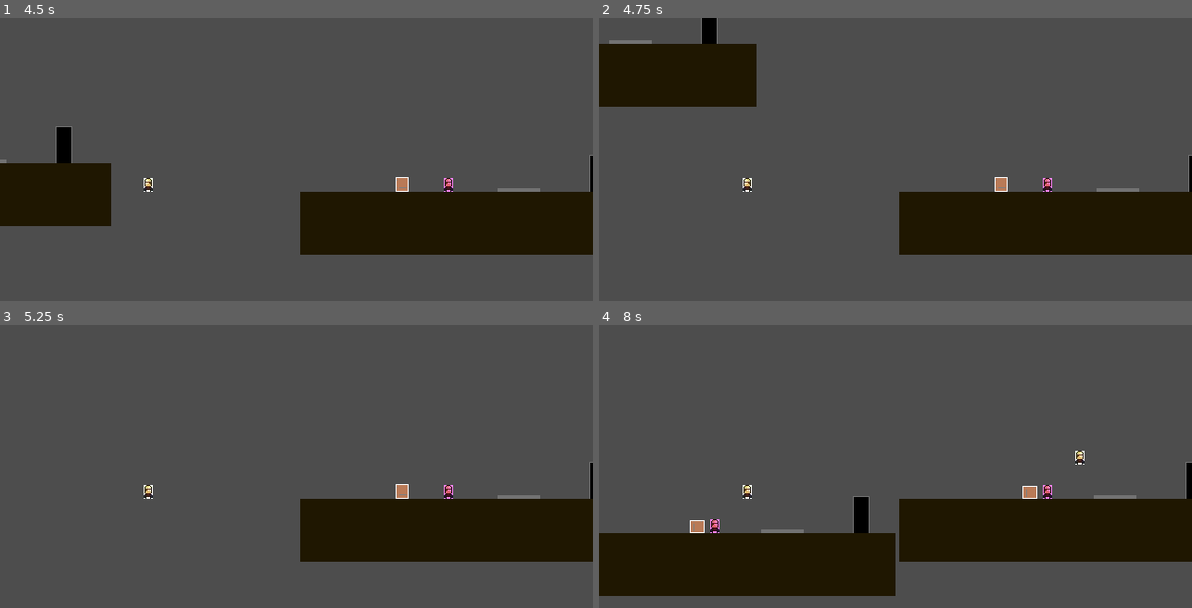
Above: before the commit, frames 1-4 (two rows, left to right).
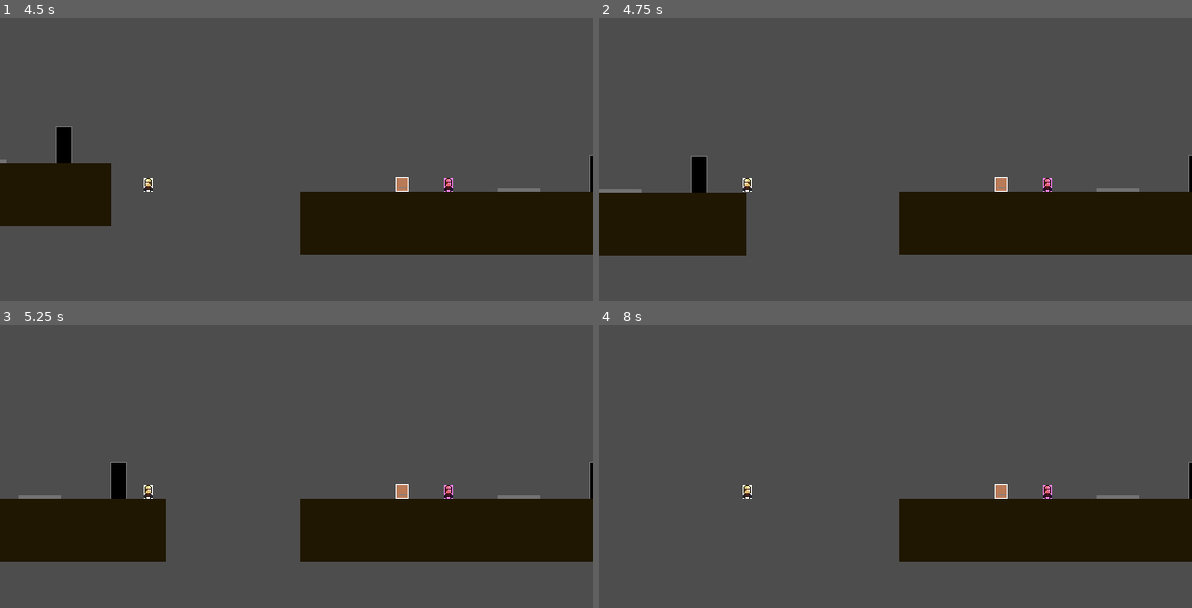
Above: after the commit, the same moments.

Repository: Darr3n2GG/Puzzle-Knights-2P-
Game: Godot game, scene res://Scenes/splitscreen.tscn
Two runs of this game, one before a commit and one after it. Both use one fixed random seed, a clock stepped at 60 frames per second and the inputs below.
Inputs:
- Up to frame 1 (4.5 s): hold D (1Right) 0.53-2.03 s; tap S (1Attack) at 0.6, 2.1, 3.6 s; tap W (1Up) at 0.77, 1.52, 3.02, 3.77 s; tap Down (2Place) at 1.35, 2.85, 4.35 s; hold A (1Left) 2.03-2.78 s; hold D (1Right) 2.78-4.28 s; hold A (1Left) from 4.28 s (still down)
- Up to frame 2 (4.75 s): keep holding A (1Left); tap W (1Up) at 4.52 s
- Up to frame 3 (5.25 s): release A (1Left) at 5.03 s; hold D (1Right) from 5.03 s (still down); tap S (1Attack) at 5.1 s
- Up to frame 4 (8 s): release D (1Right) at 5.78 s; hold A (1Left) 5.78-7.28 s; tap Down (2Place) at 5.85, 7.35 s; tap W (1Up) at 6.02, 6.77, 7.52 s; tap S (1Attack) at 6.6 s; hold D (1Right) from 7.28 s (still down)

Frame 1 is identical in both runs. In frame 2, 12% of the frame differs, in the area x 0-27%, y 0-84%; in frame 3, 6.7%; in frame 4, 12%.
Error before the commit: Attempt to call function 'start' in base 'null instance' on a null instance. (res://Characters/Players/Player.gd:59)
Error after the commit: Cannot call method 'start' on a null value. (res://Characters/Players/Player.gd:56)

Commit message:
ver 0.23
-added console controls (Dpad) for players
-tweaked pressure plate script

Diff:
--- a/Characters/Players/Player.gd
+++ b/Characters/Players/Player.gd
@@ -1,7 +1,7 @@
 extends CharacterBody2D
 
 @onready var anim : Node = $Sprite2D
-@onready var atk : Node = $Attacking
+@onready var atk : Timer = $Attacking
 
 const speed : float = 200.0
 const jump_vel : float = -300.0
@@ -10,9 +10,6 @@
 var gravity = ProjectSettings.get_setting("physics/2d/default_gravity")
 
 @export var controls : Resource = null
-
-
-
 
 func _physics_process(delta):
 	attack()
@@ -23,13 +20,13 @@
 	if Input.is_action_pressed("reset"):
 		global_position = Vector2(0, -10)
 
-	if Input.is_action_just_pressed(controls.up) and is_on_floor():
+	if Input.is_action_just_pressed(controls.up) or Input.is_joy_button_pressed(controls.player_index,JOY_BUTTON_DPAD_UP) and is_on_floor():
 		velocity.y = jump_vel
 
-	if Input.is_action_pressed(controls.right):
+	if Input.is_action_pressed(controls.right) or Input.is_joy_button_pressed(controls.player_index,JOY_BUTTON_DPAD_RIGHT):
 		anim.flip_h = false
 		global_position.x += speed * delta
-	elif Input.is_action_pressed(controls.left):
+	elif Input.is_action_pressed(controls.left) or Input.is_joy_button_pressed(controls.player_index,JOY_BUTTON_DPAD_LEFT):
 		anim.flip_h = true
 		global_position.x -= speed * delta
 	else:
@@ -63,10 +60,6 @@
 	atk.stop()
 	global.p1_attacking = false
 
-
-
-
-
 #func update_animation():
 #	if velocity.y < 0:
 #		while not is_on_floor():
--- a/Puzzle Components/pressure plate/pressure_plater.gd
+++ b/Puzzle Components/pressure plate/pressure_plater.gd
@@ -19,13 +19,6 @@
 	if area.has_overlapping_bodies() == true and pp_activated == false:
 		play_animation()
 
-#
-#func _process(_delta):
-#	if area.has_overlapping_bodies() == true:
-#		pp_activated = true
-#	else:
-#		pp_activated = false
-
 
 func play_animation():
 	if area.has_overlapping_bodies() == true:
--- a/global.gd
+++ b/global.gd
@@ -3,4 +3,4 @@
 #This scirpt is always loaded. The variable here is for determine player's attack.
 
 var p1_attacking = false
-var damage = 1
+var damage : int
--- a/project.godot
+++ b/project.godot
@@ -31,6 +31,7 @@
 1Up={
 "deadzone": 0.5,
 "events": [Object(InputEventKey,"resource_local_to_scene":false,"resource_name":"","device":-1,"window_id":0,"alt_pressed":false,"shift_pressed":false,"ctrl_pressed":false,"meta_pressed":false,"pressed":false,"keycode":0,"physical_keycode":87,"key_label":0,"unicode":119,"echo":false,"script":null)
+, Object(InputEventJoypadButton,"resource_local_to_scene":false,"resource_name":"","device":-1,"button_index":3,"pressure":0.0,"pressed":false,"script":null)
 ]
 }
 1Attack={
@@ -41,11 +42,13 @@
 1Left={
 "deadzone": 0.5,
 "events": [Object(InputEventKey,"resource_local_to_scene":false,"resource_name":"","device":-1,"window_id":0,"alt_pressed":false,"shift_pressed":false,"ctrl_pressed":false,"meta_pressed":false,"pressed":false,"keycode":0,"physical_keycode":65,"key_label":0,"unicode":97,"echo":false,"script":null)
+, Object(InputEventJoypadButton,"resource_local_to_scene":false,"resource_name":"","device":-1,"button_index":2,"pressure":0.0,"pressed":false,"script":null)
 ]
 }
 1Right={
 "deadzone": 0.5,
 "events": [Object(InputEventKey,"resource_local_to_scene":false,"resource_name":"","device":-1,"window_id":0,"alt_pressed":false,"shift_pressed":false,"ctrl_pressed":false,"meta_pressed":false,"pressed":false,"keycode":0,"physical_keycode":68,"key_label":0,"unicode":100,"echo":false,"script":null)
+, Object(InputEventJoypadButton,"resource_local_to_scene":false,"resource_name":"","device":-1,"button_index":1,"pressure":0.0,"pressed":false,"script":null)
 ]
 }
 2Up={
